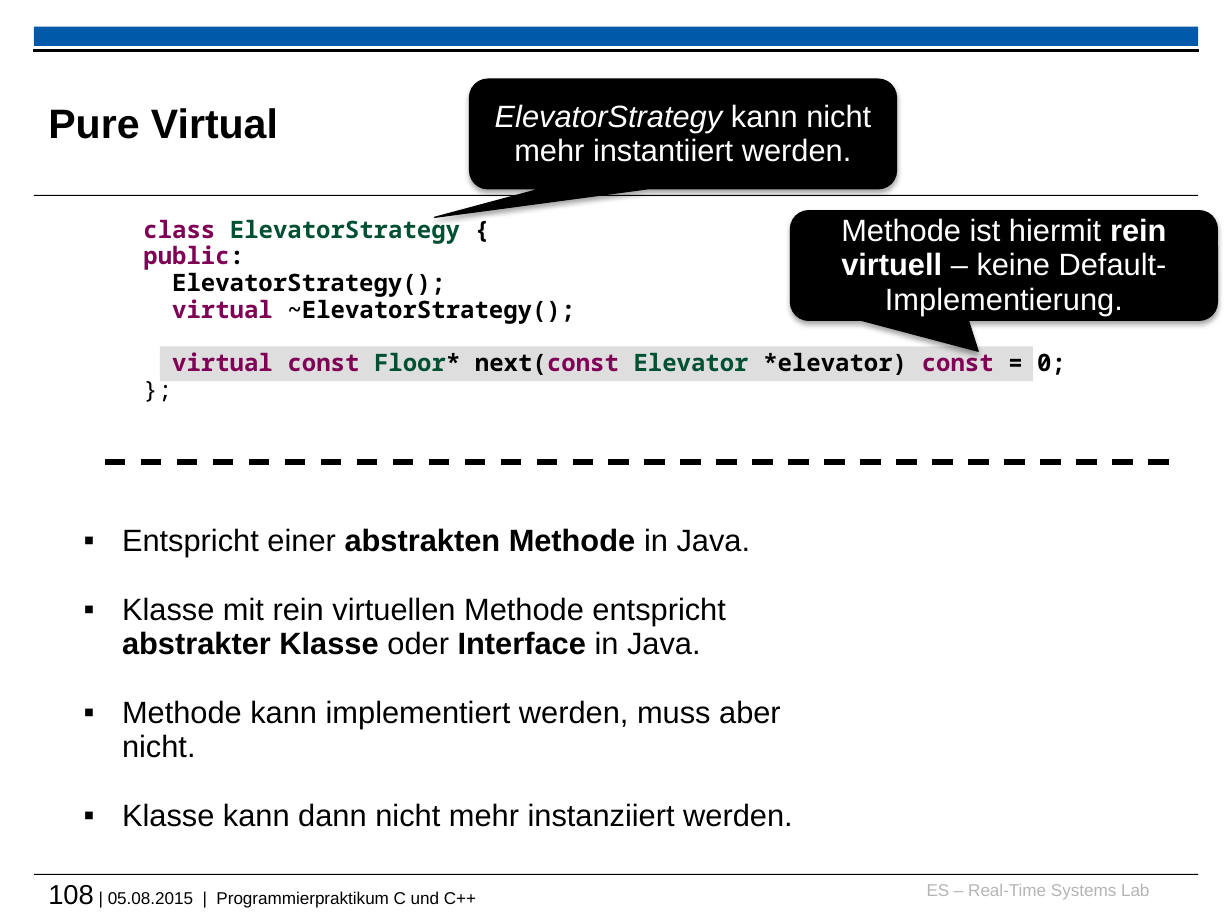
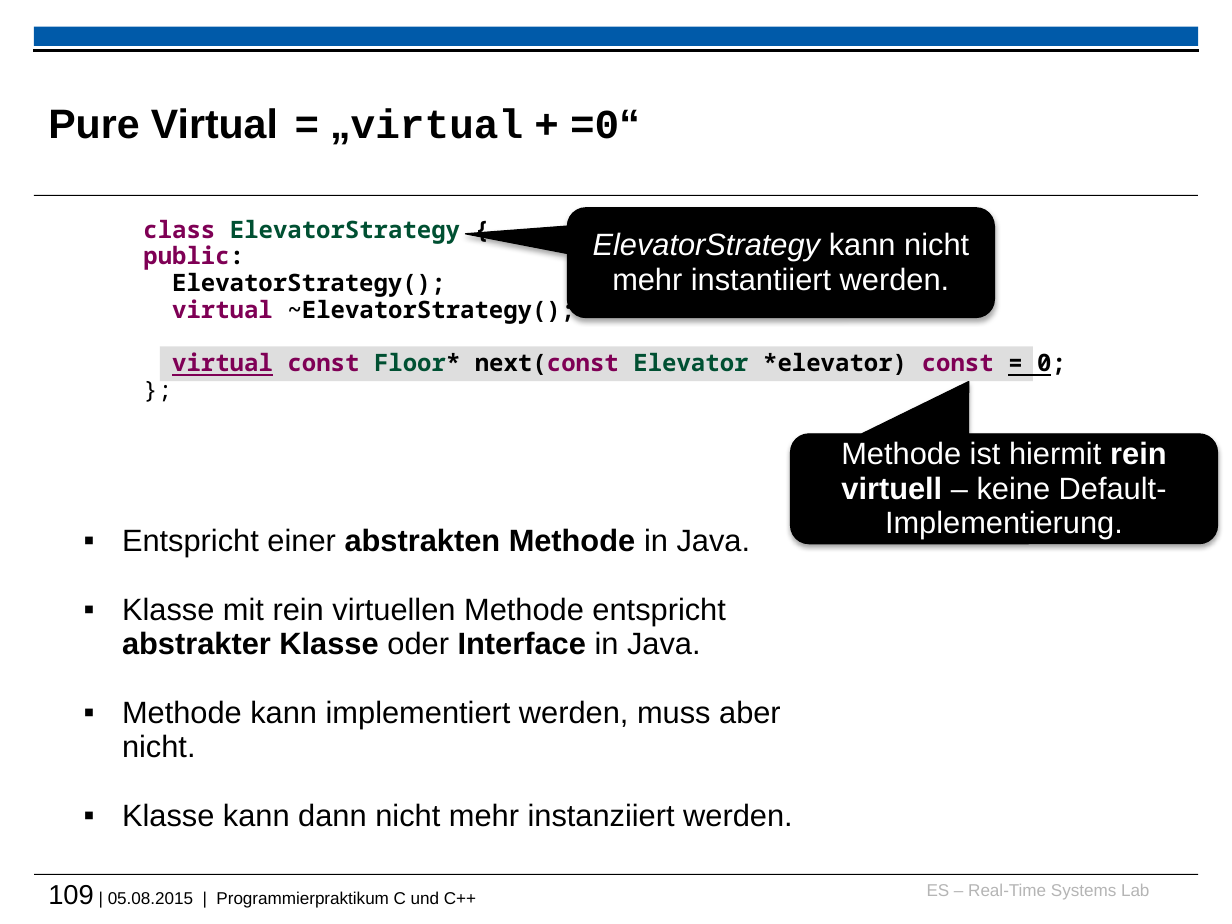
Before and after one commit to h82k/tud-cppp, a slide deck: slide 109 of vorlesung/cppp_lecture.pptx (slide 108 before the commit). Drawn at 1232x924 pixels with LibreOffice and Linux fonts; fonts in the diff are those of the drawing; background and template pictures are left out. Boxes give left, top, right and bottom in pixels: in the first picture for what was removed or moved away, otherwise in the second. Text is boxed around its words. In the diff, an @@ line names an element or a change of style, - is before the commit and + after.

```diff
--- a/vorlesung/cppp_lecture.pptx
+++ b/vorlesung/cppp_lecture.pptx
@@ title at bbox=[48, 108, 640, 145]: text changed @@
-Pure Virtual
+Pure Virtual = „virtual + =0“
@@ rounded speech box "ElevatorStrategy kann nicht mehr instantiiert ...": place and size @@
-rounded speech box "ElevatorStrategy kann nicht mehr instantiiert ..." at bbox=[469, 79, 897, 188]
+rounded speech box "ElevatorStrategy kann nicht mehr instantiiert ..." at bbox=[568, 208, 995, 318]
@@ rounded speech box "ElevatorStrategy kann nicht mehr instantiiert ..." at bbox=[568, 208, 995, 318]: proportions changed @@
@@ text at bbox=[172, 352, 1066, 376]: underline on in "virtual = 0;" @@
@@ rounded speech box "Methode ist hiermit rein virtuell ..." at bbox=[791, 434, 1218, 543]: proportions changed @@
@@ rounded speech box "Methode ist hiermit rein virtuell ...": place and size @@
-rounded speech box "Methode ist hiermit rein virtuell ..." at bbox=[791, 211, 1218, 320]
+rounded speech box "Methode ist hiermit rein virtuell ..." at bbox=[791, 434, 1218, 543]
@@ line removed from (1169, 462) to (92, 462) @@
@@ text at bbox=[48, 885, 476, 908]: text changed @@
-108 | 05.08.2015 | Programmierpraktikum C und C++
+109 | 05.08.2015 | Programmierpraktikum C und C++
```
Also in this commit, not shown: 54 other slides changed, 2 slides added, 1 slide removed.
